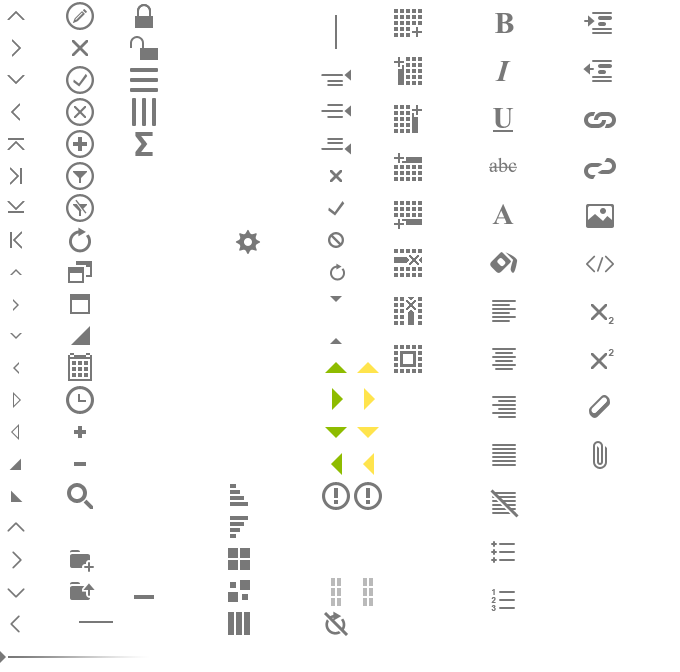
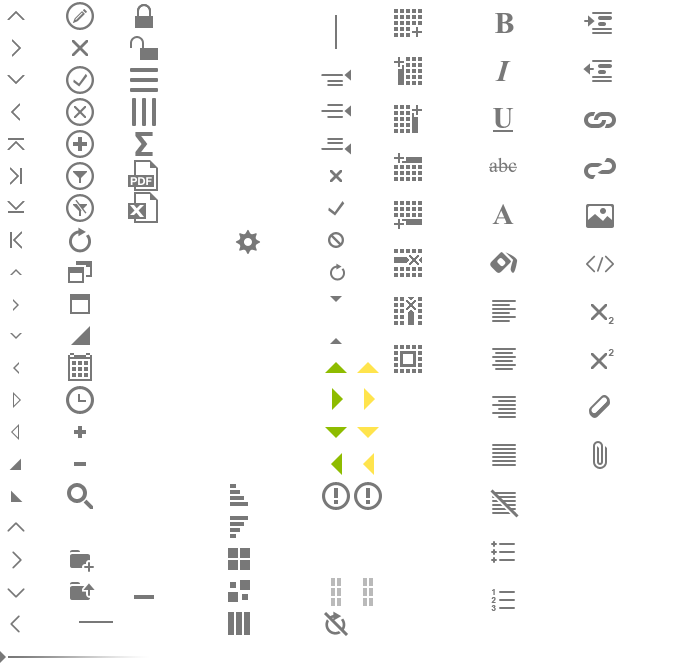
Layer changes from the first 680 x 672 image to the second:
added group "Export" with 4 layers above "Cols" over [128, 160, 158, 223]
added layer "excel" in group "Export" over [128, 192, 158, 223]
added layer "pdf" in group "Export" over [128, 160, 158, 191]
